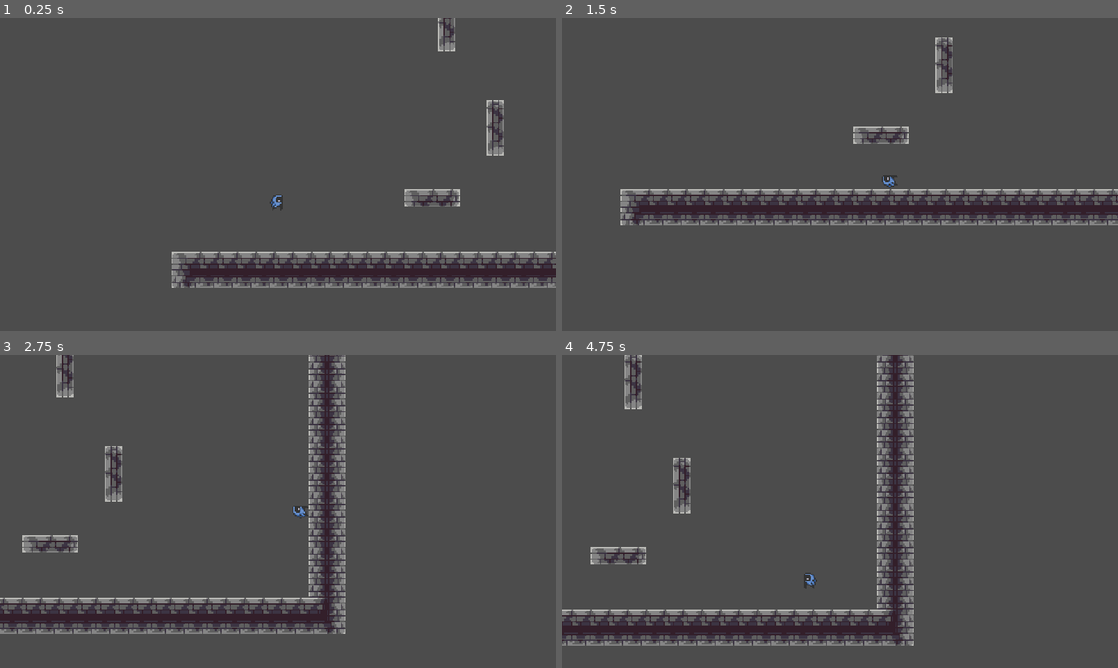
Above: before the commit, frames 1-4 (two rows, left to right).
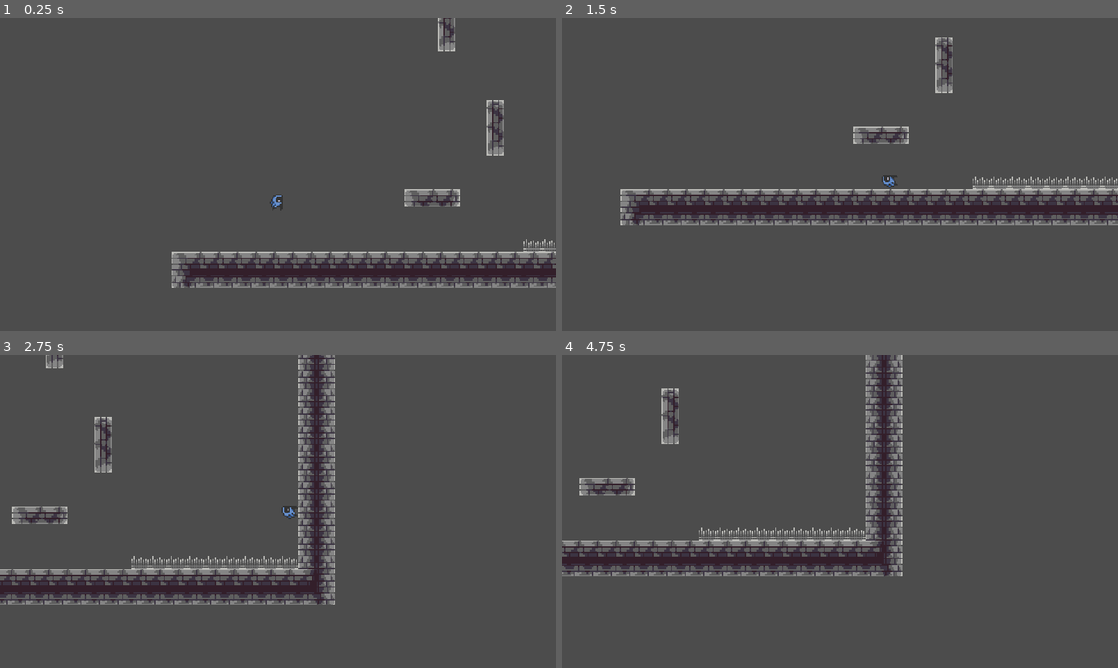
Above: after the commit, the same moments.

Repository: Quanarie/GoUp
Game: Godot game, scene res://World.tscn
The game is run twice, just before and just after one commit, with the same random seed, the same clock (stepped at 60 frames per second) and the same inputs.
Inputs:
- Up to frame 1 (0.25 s): no input
- Up to frame 2 (1.5 s): hold Right (ui_right) from 0.53 s (still down); tap Space (dash) at 0.6 s; tap Up (ui_up) at 0.77 s; tap Shift (activate_boots) at 1.35 s
- Up to frame 3 (2.75 s): tap Up (ui_up) at 1.52 s; tap Space (dash) at 1.55, 2.1 s; release Right (ui_right) at 2.03 s; hold Left (ui_left) from 2.03 s (still down)
- Up to frame 4 (4.75 s): release Left (ui_left) at 2.78 s; hold Right (ui_right) 2.78-4.28 s; tap Space (dash) at 2.85, 3.8, 4.35 s; tap Up (ui_up) at 3.02, 3.77, 4.52 s; tap Shift (activate_boots) at 3.6 s; hold Left (ui_left) from 4.28 s (still down)

The runs differ from the first frame. In frame 1, less than 0.1% of the frame differs, in the area x 94-100%, y 70-75%; in frame 2, 0.4%; in frame 3, 13%; in frame 4, 13%, in the area x 0-64%, y 0-93%.

Commit message:
Spikes and stats added

Diff:
--- /dev/null
+++ b/Enemy/Spikes.tscn
@@ -0,0 +1,27 @@
+[gd_scene load_steps=5 format=2]
+
+[ext_resource path="res://Art/Tileset.png" type="Texture" id=2]
+[ext_resource path="res://Other/Hitbox.tscn" type="PackedScene" id=3]
+
+[sub_resource type="AtlasTexture" id=1]
+atlas = ExtResource( 2 )
+region = Rect2( 80, 96, 16, 16 )
+
+[sub_resource type="RectangleShape2D" id=3]
+extents = Vector2( 6.5, 3 )
+
+[node name="Spikes" type="Node2D"]
+
+[node name="Sprite" type="Sprite" parent="."]
+texture = SubResource( 1 )
+
+[node name="Hitbox" parent="." instance=ExtResource( 3 )]
+collision_layer = 0
+collision_mask = 8
+damage = 100
+
+[node name="CollisionShape2D" parent="Hitbox" index="0"]
+position = Vector2( -0.5, 4 )
+shape = SubResource( 3 )
+
+[editable path="Hitbox"]
--- /dev/null
+++ b/Other/Hitbox.gd
@@ -0,0 +1,3 @@
+extends Area2D
+
+export var damage = 1
--- /dev/null
+++ b/Other/Hitbox.tscn
@@ -0,0 +1,8 @@
+[gd_scene load_steps=2 format=2]
+
+[ext_resource path="res://Other/Hitbox.gd" type="Script" id=1]
+
+[node name="Hitbox" type="Area2D"]
+script = ExtResource( 1 )
+
+[node name="CollisionShape2D" type="CollisionShape2D" parent="."]
--- /dev/null
+++ b/Other/Hurtbox.tscn
@@ -0,0 +1,5 @@
+[gd_scene format=2]
+
+[node name="Hurtbox" type="Area2D"]
+
+[node name="CollisionShape2D" type="CollisionShape2D" parent="."]
--- a/Player/Player.gd
+++ b/Player/Player.gd
@@ -5,9 +5,9 @@
 export var max_speed = 200
 export var jump_force = 400
 export var jump_decrease_on_release_coefficient = 2
-export var slowdown_coefficient_ground = 0.5
+export var slowdown_coefficient_ground = 0.8
 export var slowdown_coefficient_air = 0.05
-export var dash_force = 250
+export var dash_force = 220
 
 var velocity = Vector2.ZERO
 var boots_active = false
@@ -16,8 +16,11 @@
 var can_dash = false
 var dashing = false
 
+onready var sprite = $Sprite
+onready var stats = PlayerStats
 
-onready var sprite = $Sprite
+func _ready():
+	stats.connect("no_health", self, "death")
 
 func _physics_process(delta):
 	if Input.is_action_just_pressed("activate_boots"):
@@ -37,17 +40,20 @@
 
 	if input != Vector2.ZERO:
 		dash_direction = input
+	elif boots_active:
+		dash_direction = Vector2(-1, 0)
+	else:
+		dash_direction = Vector2(0, -1)
 
 	if Input.is_action_just_pressed("dash") and can_dash and !is_on_floor():
 		if dash_direction != Vector2.ZERO:
-			velocity = dash_direction * dash_force
+			velocity = dash_direction.normalized() * dash_force
 			can_dash = false
 			dashing = true
 			yield(get_tree().create_timer(0.2), "timeout")
 			dashing = false
 	if dashing:
 		velocity = move_and_slide(velocity)
-
 
 func movement(delta):
 	if boots_active:
@@ -122,3 +128,10 @@
 		velocity.x = lerp(velocity.x, 0, slowdown_coefficient_air)
 
 	velocity = move_and_slide(velocity, Vector2.UP)
+
+func death():
+	queue_free()
+
+
+func _on_Hurtbox_area_entered(area):
+	stats.health -= area.damage
--- a/Player/Player.tscn
+++ b/Player/Player.tscn
@@ -1,10 +1,14 @@
-[gd_scene load_steps=4 format=2]
+[gd_scene load_steps=6 format=2]
 
 [ext_resource path="res://Art/Player.png" type="Texture" id=1]
 [ext_resource path="res://Player/Player.gd" type="Script" id=2]
+[ext_resource path="res://Other/Hurtbox.tscn" type="PackedScene" id=3]
 
-[sub_resource type="CapsuleShape2D" id=1]
-radius = 4.0
+[sub_resource type="RectangleShape2D" id=1]
+extents = Vector2( 4, 6.5 )
+
+[sub_resource type="CapsuleShape2D" id=2]
+radius = 3.0
 height = 4.0
 
 [node name="Player" type="KinematicBody2D"]
@@ -18,5 +22,16 @@
 frame = 27
 
 [node name="CollisionShape2D" type="CollisionShape2D" parent="."]
-position = Vector2( 0, 2 )
+position = Vector2( -1, 1.5 )
 shape = SubResource( 1 )
+
+[node name="Hurtbox" parent="." instance=ExtResource( 3 )]
+collision_layer = 8
+collision_mask = 0
+
+[node name="CollisionShape2D" parent="Hurtbox" index="0"]
+shape = SubResource( 2 )
+
+[connection signal="area_entered" from="Hurtbox" to="." method="_on_Hurtbox_area_entered"]
+
+[editable path="Hurtbox"]
--- /dev/null
+++ b/Player/PlayerStats.gd
@@ -0,0 +1,19 @@
+extends Node
+
+export var max_health = 1 setget set_max_health
+
+var health = 1 setget set_health
+
+signal no_health
+
+func _ready():
+	health = max_health
+
+func set_max_health(value):
+	max_health = value
+	self.health = min(max_health, health)
+
+func set_health(value):
+	health = value
+	if health <= 0:
+		emit_signal("no_health")
--- /dev/null
+++ b/Player/PlayerStats.tscn
@@ -0,0 +1,7 @@
+[gd_scene load_steps=2 format=2]
+
+[ext_resource path="res://Player/PlayerStats.gd" type="Script" id=1]
+
+[node name="PlayerStats" type="Node"]
+script = ExtResource( 1 )
+max_health = 5
--- a/World.tscn
+++ b/World.tscn
@@ -1,9 +1,10 @@
-[gd_scene load_steps=23 format=2]
+[gd_scene load_steps=24 format=2]
 
 [ext_resource path="res://Art/Tileset.png" type="Texture" id=1]
 [ext_resource path="res://Player/Player.tscn" type="PackedScene" id=2]
 [ext_resource path="res://Environment/StaticPlatform.tscn" type="PackedScene" id=3]
 [ext_resource path="res://Environment/MovingPlatform.tscn" type="PackedScene" id=4]
+[ext_resource path="res://Enemy/Spikes.tscn" type="PackedScene" id=5]
 
 [sub_resource type="ConvexPolygonShape2D" id=2]
 points = PoolVector2Array( 0, 0, 16, 0, 16, 16, 0, 16 )
@@ -242,3 +243,62 @@
 rotation = -1.5708
 move_offset = Vector2( 0, -50 )
 is_turned = true
+
+[node name="Spikes" parent="Environement" instance=ExtResource( 5 )]
+position = Vector2( 312, 232 )
+
+[node name="Spikes2" parent="Environement" instance=ExtResource( 5 )]
+position = Vector2( 328, 232 )
+
+[node name="Spikes3" parent="Environement" instance=ExtResource( 5 )]
+position = Vector2( 344, 232 )
+
+[node name="Spikes4" parent="Environement" instance=ExtResource( 5 )]
+position = Vector2( 360, 232 )
+
+[node name="Spikes5" parent="Environement" instance=ExtResource( 5 )]
+position = Vector2( 376, 232 )
+
+[node name="Spikes6" parent="Environement" instance=ExtResource( 5 )]
+position = Vector2( 392, 232 )
+
+[node name="Spikes7" parent="Environement" instance=ExtResource( 5 )]
+position = Vector2( 408, 232 )
+
+[node name="Spikes8" parent="Environement" instance=ExtResource( 5 )]
+position = Vector2( 424, 232 )
+
+[node name="Spikes9" parent="Environement" instance=ExtResource( 5 )]
+position = Vector2( 440, 232 )
+
+[node name="Spikes10" parent="Environement" instance=ExtResource( 5 )]
+position = Vector2( 440, -168 )
+rotation = -1.5708
+
+[node name="Spikes11" parent="Environement" instance=ExtResource( 5 )]
+position = Vector2( 440, -152 )
+rotation = -1.5708
+
+[node name="Spikes12" parent="Environement" instance=ExtResource( 5 )]
+position = Vector2( 440, -136 )
+rotation = -1.5708
+
+[node name="Spikes13" parent="Environement" instance=ExtResource( 5 )]
+position = Vector2( 440, -120 )
+rotation = -1.5708
+
+[node name="Spikes14" parent="Environement" instance=ExtResource( 5 )]
+position = Vector2( 440, -104 )
+rotation = -1.5708
+
+[node name="Spikes15" parent="Environement" instance=ExtResource( 5 )]
+position = Vector2( 440, -88 )
+rotation = -1.5708
+
+[node name="Spikes16" parent="Environement" instance=ExtResource( 5 )]
+position = Vector2( 440, -72 )
+rotation = -1.5708
+
+[node name="Spikes17" parent="Environement" instance=ExtResource( 5 )]
+position = Vector2( 440, -56 )
+rotation = -1.5708
--- a/project.godot
+++ b/project.godot
@@ -13,6 +13,10 @@
 config/name="Go Up"
 run/main_scene="res://World.tscn"
 config/icon="res://icon.png"
+
+[autoload]
+
+PlayerStats="*res://Player/PlayerStats.tscn"
 
 [display]
 
@@ -92,6 +96,15 @@
  ]
 }
 
+[layer_names]
+
+2d_physics/layer_1="World"
+2d_physics/layer_2="Player"
+2d_physics/layer_3="Enemy"
+2d_physics/layer_4="PlayerHurtbox"
+2d_physics/layer_5="EnemyHurtbox"
+2d_physics/layer_6="SoftCollisions"
+
 [physics]
 
 common/enable_pause_aware_picking=true
